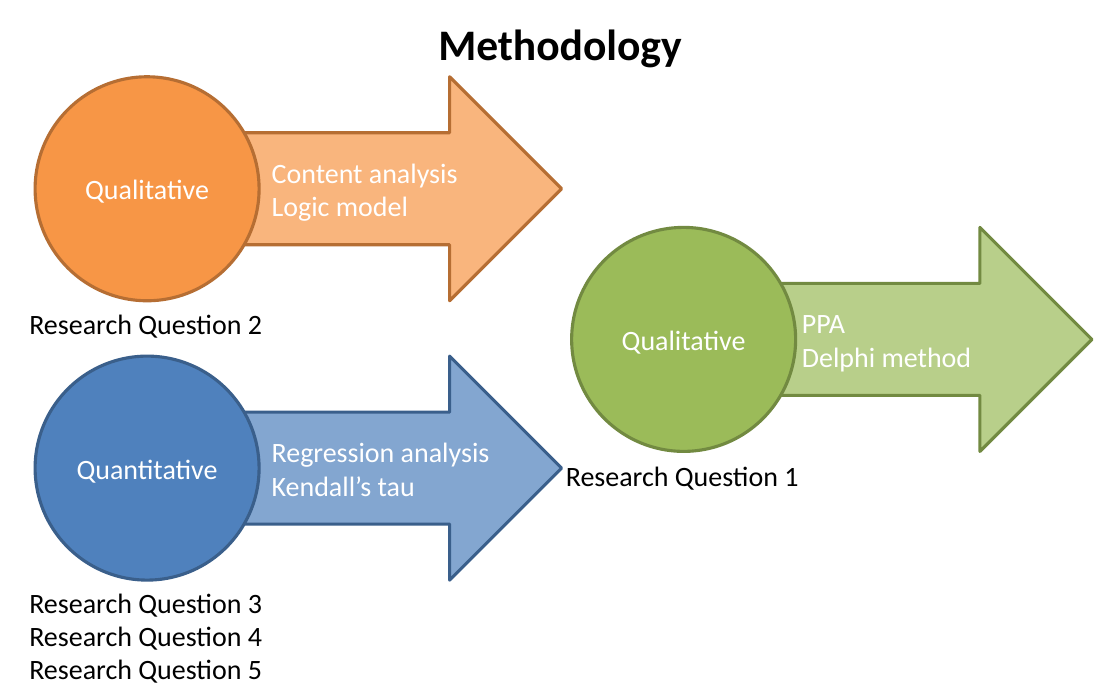
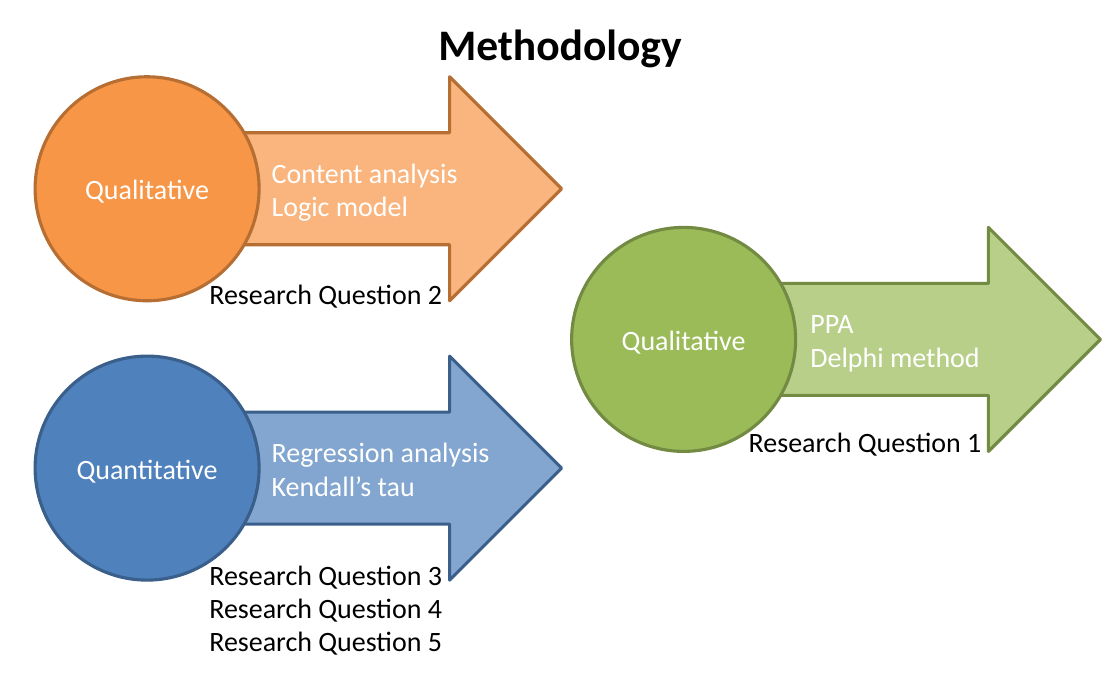
Before and after one commit to SLU-Courses-Townes/SOC5600, a slide deck: slide 19 of FinalProject/Presentation/Townes_SOC5600_FinalProject_Presentation.pptx. Drawn at 1120x700 pixels with LibreOffice and Linux fonts; fonts in the diff are those of the drawing. Boxes give left, top, right and bottom in pixels: in the first picture for what was removed or moved away, otherwise in the second. Text is boxed around its words. In the diff, an @@ line names an element or a change of style, - is before the commit and + after.

```diff
--- a/FinalProject/Presentation/Townes_SOC5600_FinalProject_Presentation.pptx
+++ b/FinalProject/Presentation/Townes_SOC5600_FinalProject_Presentation.pptx
@@ right arrow "PPA": place and size @@
-right arrow "PPA" at [756, 227, 1092, 451]
+right arrow "PPA" at [765, 227, 1101, 451]
@@ 4 texts: place and size @@
-4 texts at [29, 314, 262, 683]
+4 texts at [209, 281, 442, 655]
@@ text "Research Question 1": place and size @@
-text "Research Question 1" at [566, 466, 798, 490]
+text "Research Question 1" at [749, 429, 981, 456]
```
Also in this commit, not shown: 10 other slides changed.
